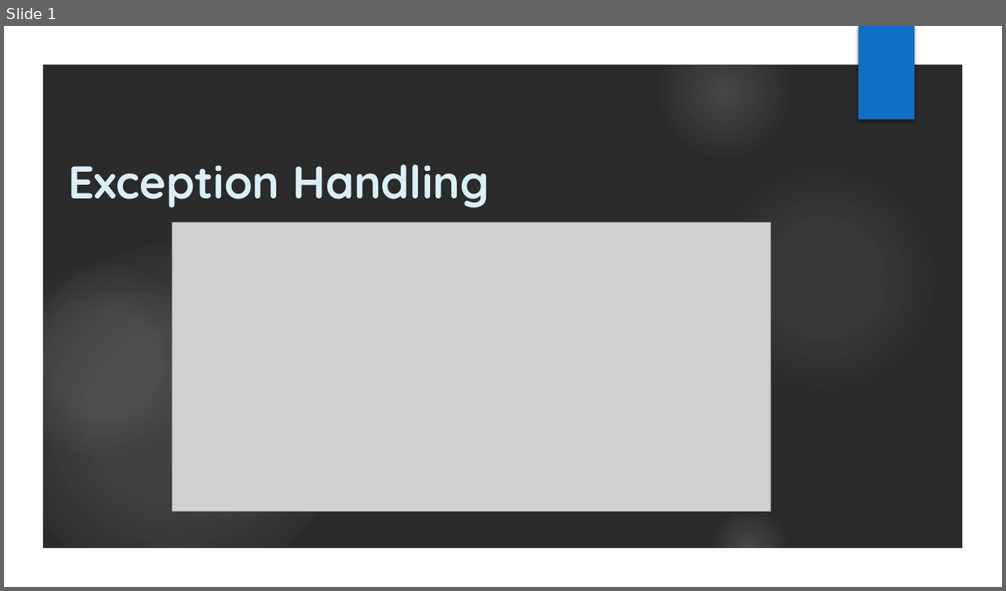
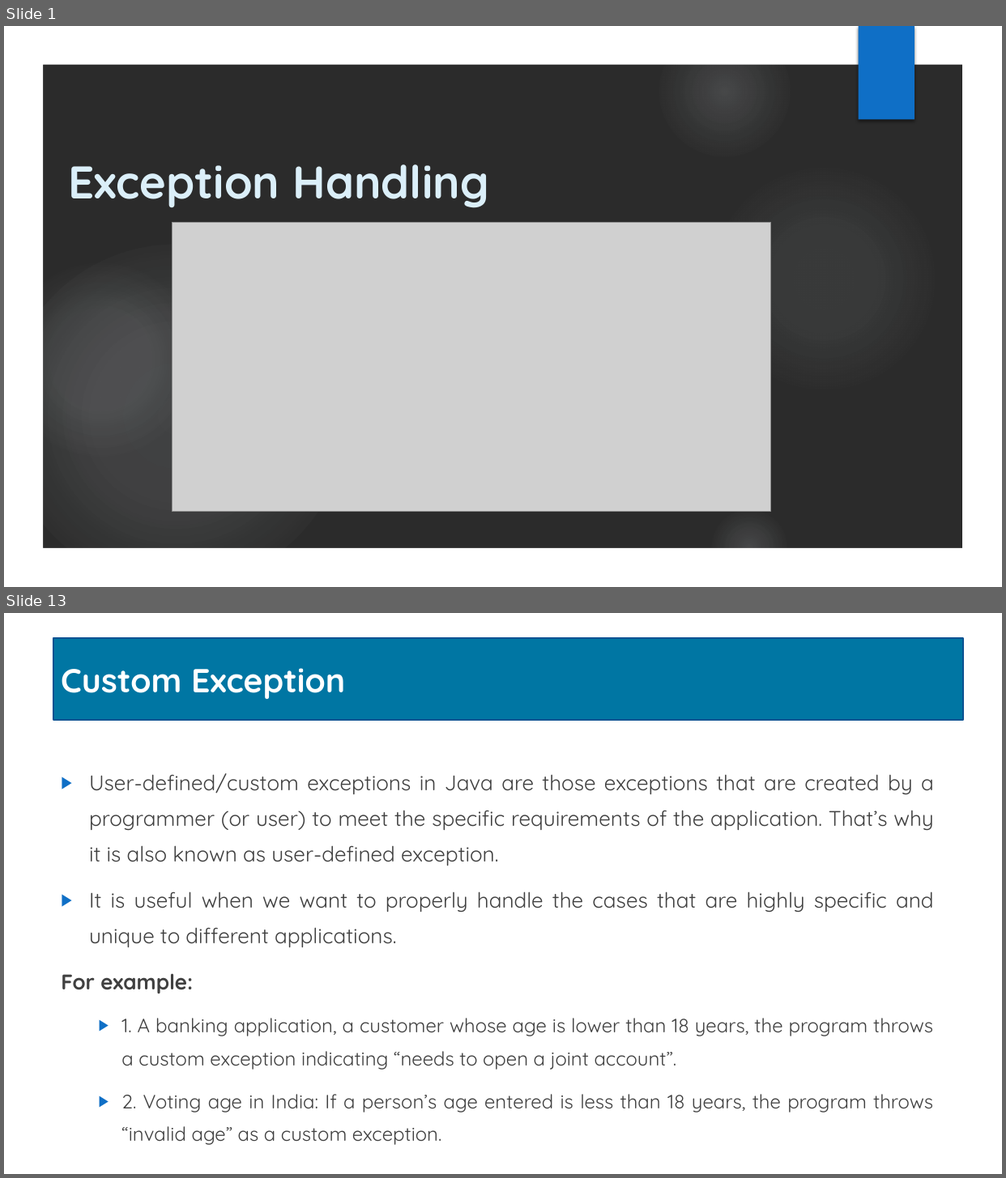
Before and after one commit to Sandesh151994/Core_Java_Notes, a slide deck: Exception_Handling.pptx. Shown one above the other, each under a label of ours: slide 1 before the commit, slides 1 and 13 after it; the slides between them are not shown. The pictures are 1006x591 and 1006x1178 pixels, drawn with LibreOffice and Linux fonts; fonts in the diff are those of the drawing; grey boxes stand for pictures; background and template pictures are left out; a plain dark background stands for a picture behind light text. Boxes give left, top, right and bottom in pixels: in the first picture for what was removed or moved away, otherwise in the second. Text is boxed around its words. In the diff, an @@ line names an element or a change of style, - is before the commit and + after.

Commit message:
Exception Handling commit

```diff
--- a/Exception_Handling.pptx
+++ b/Exception_Handling.pptx
@@ slide 13 added at <box>4,613,1002,1174</box>, background #FFFFFF @@
@@ rectangle added at <box>53,638,963,720</box>, fill #0076A3, outline #0B5292 1.5 pt, 32 pt, text #FFFFFF, bold @@
+Custom Exception
@@ text added at <box>61,773,934,1145</box>, 20.4 pt, text #404040 @@
+▶ User-defined/custom exceptions in Java are those exceptions that are created by a programmer (or user) to meet the specific requirements of the application. That’s why it is also known as user-defined exception.
+▶ It is useful when we want to properly handle the cases that are highly specific and unique to different applications.
+For example:
+  ▶ 1. A banking application, a customer whose age is lower than 18 years, the program throws a custom exception indicating “needs to open a joint account”.
+  ▶ 2. Voting age in India: If a person’s age entered is less than 18 years, the program throws “invalid age” as a custom exception.
```
Also in this commit, not shown: 1 slide changed, 13 other slides added.
